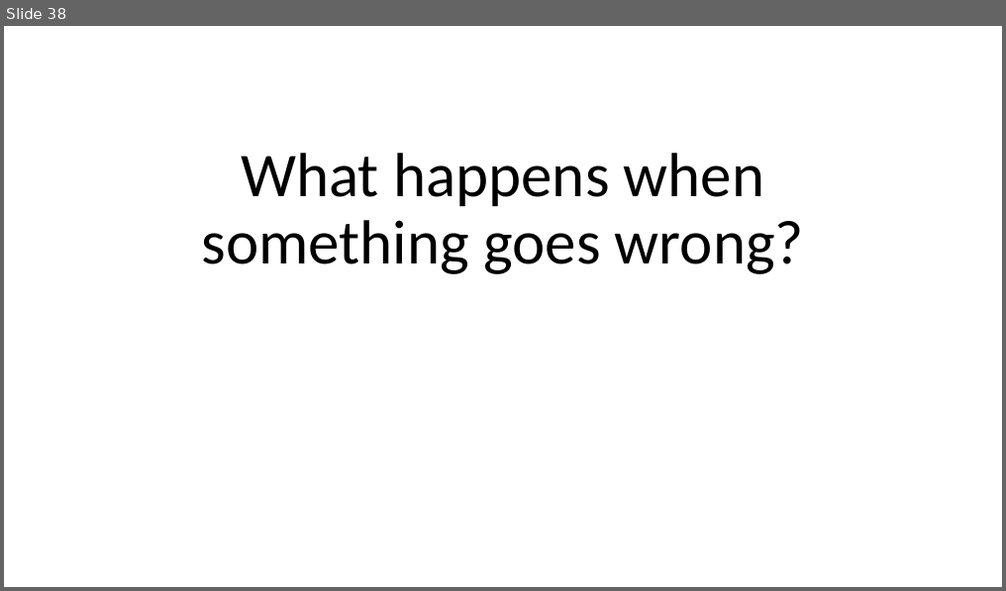
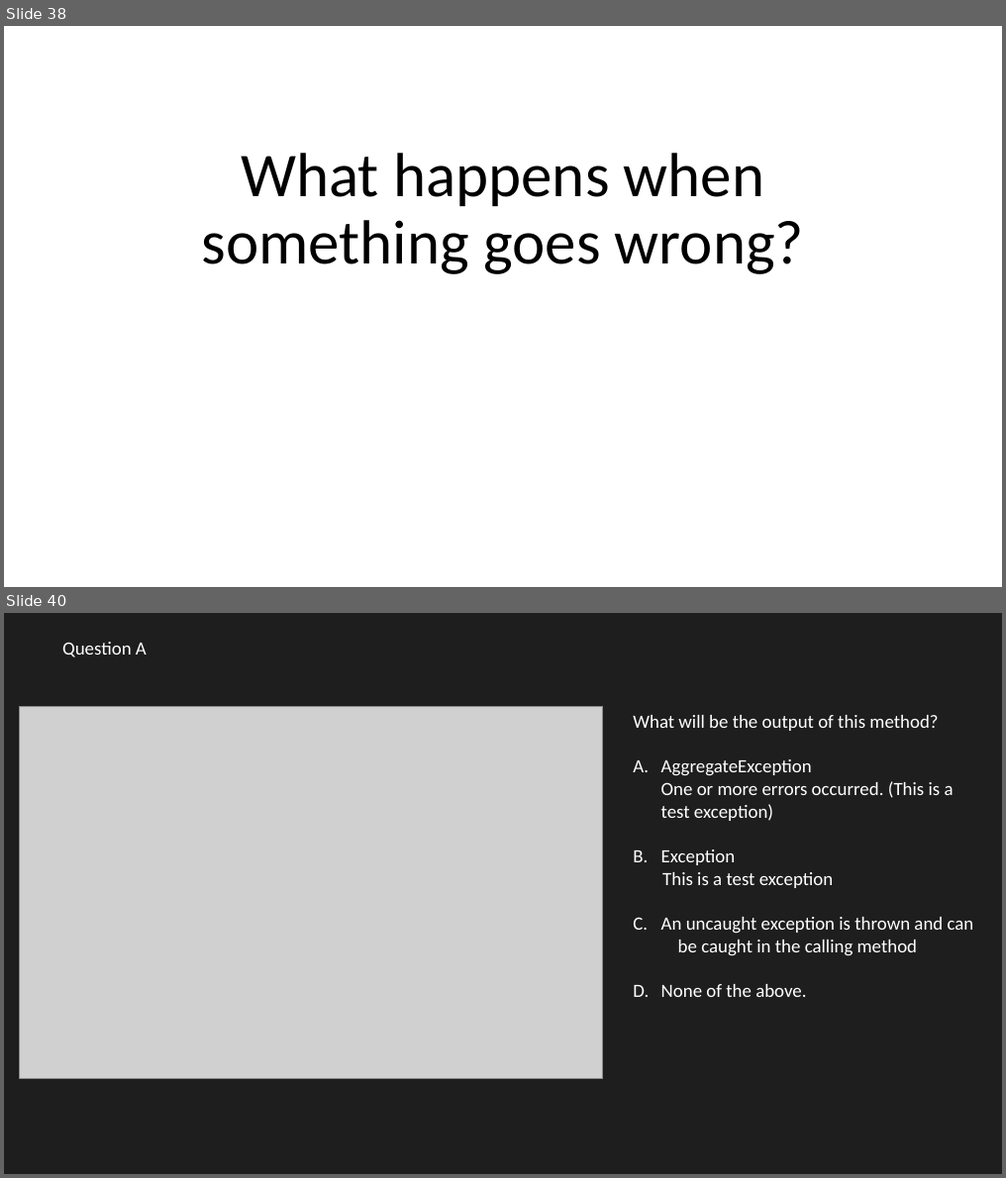
Before and after one commit to JoshKain/AsyncAwaitQuiz, a slide deck: Async and await presentation.pptx. Shown one above the other, each under a label of ours: slide 38 before the commit, slides 38 and 40 after it; the slides between them are not shown. The pictures are 1006x591 and 1006x1178 pixels, drawn with LibreOffice and Linux fonts; fonts in the diff are those of the drawing; grey boxes stand for pictures. Boxes give left, top, right and bottom in pixels: in the first picture for what was removed or moved away, otherwise in the second. Text is boxed around its words. In the diff, an @@ line names an element or a change of style, - is before the commit and + after.

Commit message:
Refactor and updated slides

```diff
--- a/Async and await presentation.pptx
+++ b/Async and await presentation.pptx
@@ slide 40 added at [4, 613, 1002, 1174], background #1E1E1E @@
@@ text added at [62, 642, 147, 658], 18 pt, text #FFFFFF @@
+Question A
@@ picture added at [20, 707, 603, 1079] @@
@@ text added at [633, 715, 974, 997], 18 pt, text #FFFFFF @@
+What will be the output of this method?
+A. AggregateException
+   One or more errors occurred. (This is a test exception)
+B. Exception
+This is a test exception
+C. An uncaught exception is thrown and can be caught in the calling method
+D. None of the above.
```
Also in this commit, not shown: 17 other slides added, 1 other file.
